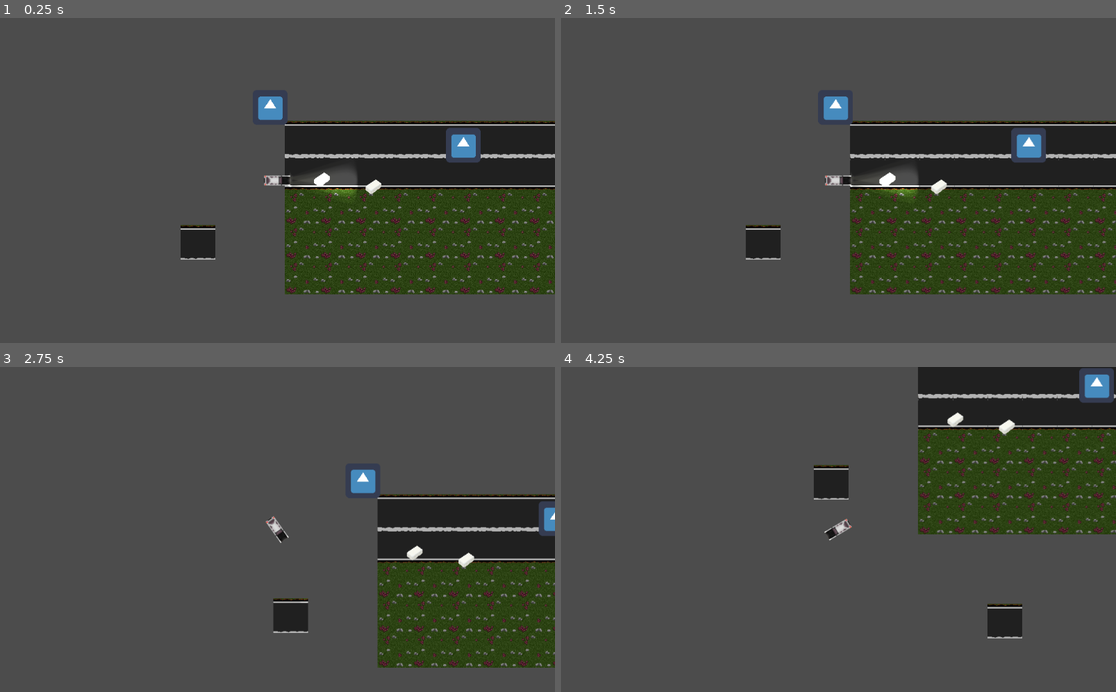
Above: before the commit, frames 1-4 (two rows, left to right).
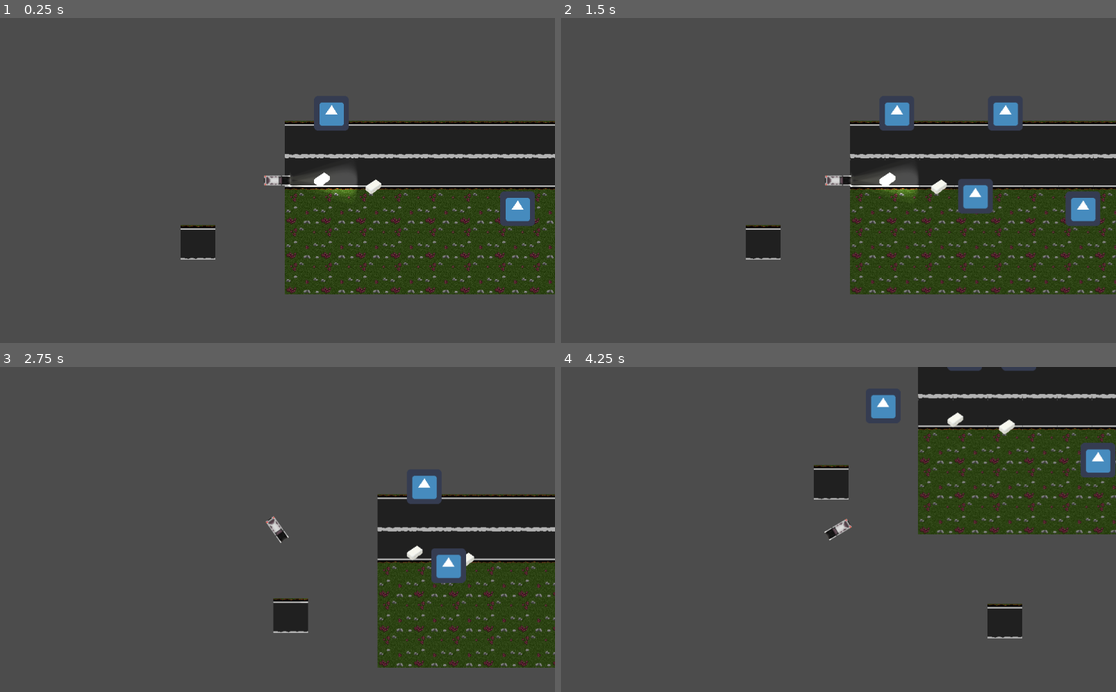
Above: after the commit, the same moments.

Repository: VictorChenJ/Tofu-Delivery-Simulator-Shoot-Out-Simulator-Game-D1
Game: Godot game, scene res://Scenes/Map.tscn
Same seed, same stepped clock (60 frames per second), same inputs: the game is played once before the commit and once after it. The engine's default icon, where the game draws it, is replaced by a stand-in: a white triangle on a blue panel in a dark square.
Inputs:
- Up to frame 1 (0.25 s): no input
- Up to frame 2 (1.5 s): tap Enter at 0.5 s; hold A (steer_right) 0.53-1.28 s; hold S (brake) from 1.28 s (still down)
- Up to frame 3 (2.75 s): release S (brake) at 2.03 s; hold A (steer_right) from 2.03 s (still down)
- Up to frame 4 (4.25 s): release A (steer_right) at 2.78 s; hold W (accelerate) 2.78-3.53 s; hold D (steer_left) from 3.53 s (still down)

The runs differ from the first frame. In frame 1, 2.1% of the frame differs, in the area x 46-97%, y 24-65%; in frame 2, 3.2%, in the area x 47-98%, y 24-65%; in frame 3, 1.7%; in frame 4, 1.8%.

Commit message:
Enemy follow

Diff:
--- a/Scenes/Enemy.tscn
+++ b/Scenes/Enemy.tscn
@@ -6,7 +6,10 @@
 [sub_resource type="RectangleShape2D" id=1]
 extents = Vector2( 31.5, 31.5 )
 
-[node name="KinematicBody2D" type="KinematicBody2D"]
+[sub_resource type="CircleShape2D" id=2]
+radius = 238.411
+
+[node name="Enemy" type="KinematicBody2D"]
 script = ExtResource( 2 )
 
 [node name="Sprite" type="Sprite" parent="."]
@@ -19,3 +22,11 @@
 [node name="VisibilityNotifier2D" type="VisibilityNotifier2D" parent="."]
 position = Vector2( -6.3777e-07, -5.36442e-07 )
 scale = Vector2( 3.2, 3.2 )
+
+[node name="Area2D" type="Area2D" parent="."]
+
+[node name="CollisionShape2D" type="CollisionShape2D" parent="Area2D"]
+shape = SubResource( 2 )
+
+[connection signal="body_entered" from="Area2D" to="." method="_on_Area2D_body_entered"]
+[connection signal="body_exited" from="Area2D" to="." method="_on_Area2D_body_exited"]
--- a/Scenes/Map.tscn
+++ b/Scenes/Map.tscn
@@ -87,13 +87,13 @@
 tile_data = PoolIntArray( -65525, 4, 0, -65524, 4, 0, -65523, 4, 0, 10, 4, 0, 11, 4, 0, 12, 4, 0, 13, 4, 0, 65537, 0, 0 …(857 unchanged characters)…
 
 [node name="Enemy" parent="." instance=ExtResource( 4 )]
-position = Vector2( 393, 109 )
+position = Vector2( 493, 226 )
+
+[node name="Enemy2" parent="." instance=ExtResource( 4 )]
+position = Vector2( 150, 50 )
 
 [node name="Player" parent="." instance=ExtResource( 3 )]
 position = Vector2( 50, 174 )
-
-[node name="Enemy2" parent="." instance=ExtResource( 4 )]
-position = Vector2( 37, 39 )
 
 [node name="Tofu" parent="." instance=ExtResource( 2 )]
 position = Vector2( 227, 184 )
--- a/Scripts/Enemy.gd
+++ b/Scripts/Enemy.gd
@@ -1,12 +1,25 @@
 extends KinematicBody2D
 
-# I like to have these scenes start with obj_, to distinguish them from other similarly named variables
+#Enemy movement
+var speed = 200
+var motion = Vector2.ZERO
+var player = null
 
+
+#Bullet
 const obj_bullet = preload("res://Scenes/bullet.tscn")
 var plpos =0
 var timer = 0
-var time_interval = 5.0
+var time_interval = 1.0
 
+
+func _physics_process(delta):
+	motion = Vector2.ZERO
+	if player:
+		motion = position.direction_to(player.position) * speed
+	motion = move_and_slide(motion)
+
+#Bullet
 func shoot(direction: float, speed: float):
 	var new_bullet = obj_bullet.instance()
 	new_bullet.velocity = Vector2(speed, 0).rotated(deg2rad(direction))
@@ -17,7 +30,7 @@
 	timer += delta
 
 	if timer >= time_interval:
-		shoot(plpos, 100)
+		shoot(plpos, 400)
 		timer = 0
 
 func _ready():
@@ -25,5 +38,17 @@
 
 func _on_Player_playerposition(val):
 	plpos=rad2deg(get_angle_to(val))
+	pass # Replace with function body.
 
+
+
+func _on_Area2D_body_entered(body):
+	print("enter")
+	player = body
 	pass # Replace with function body.
+
+
+func _on_Area2D_body_exited(body):
+	print("exit")
+	player = null
+	pass # Replace with function body.
Not shown: 1 places in Scenes/Enemy.tscn that only renumber resources
